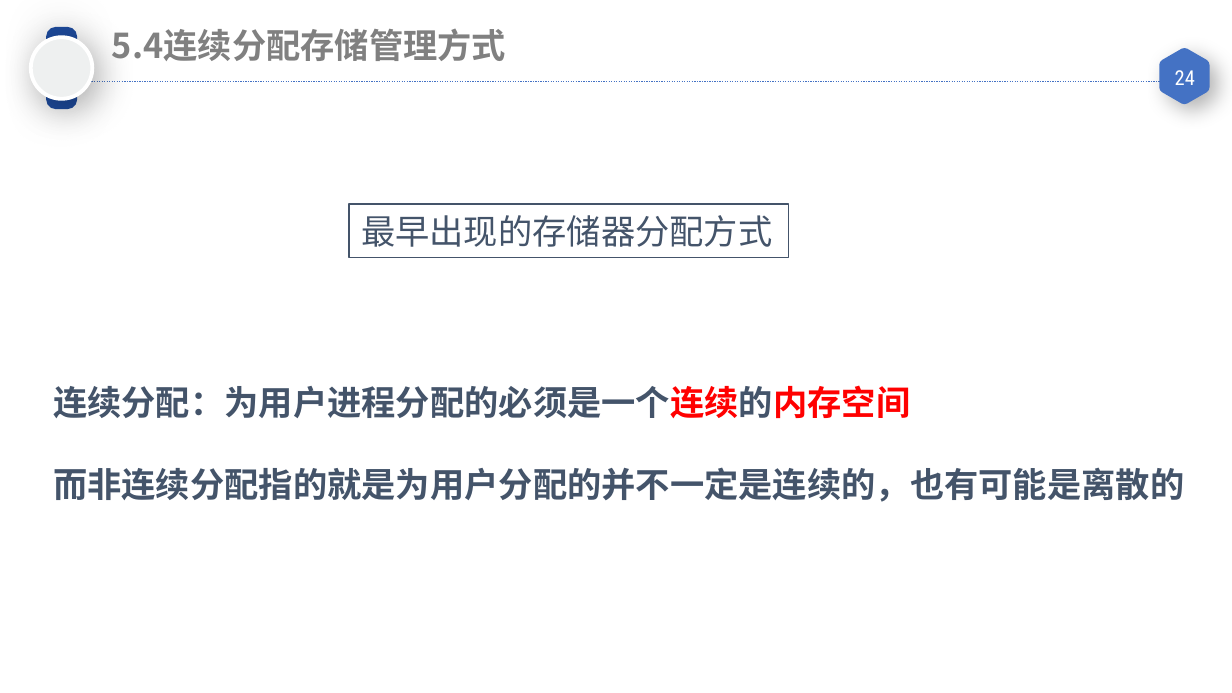
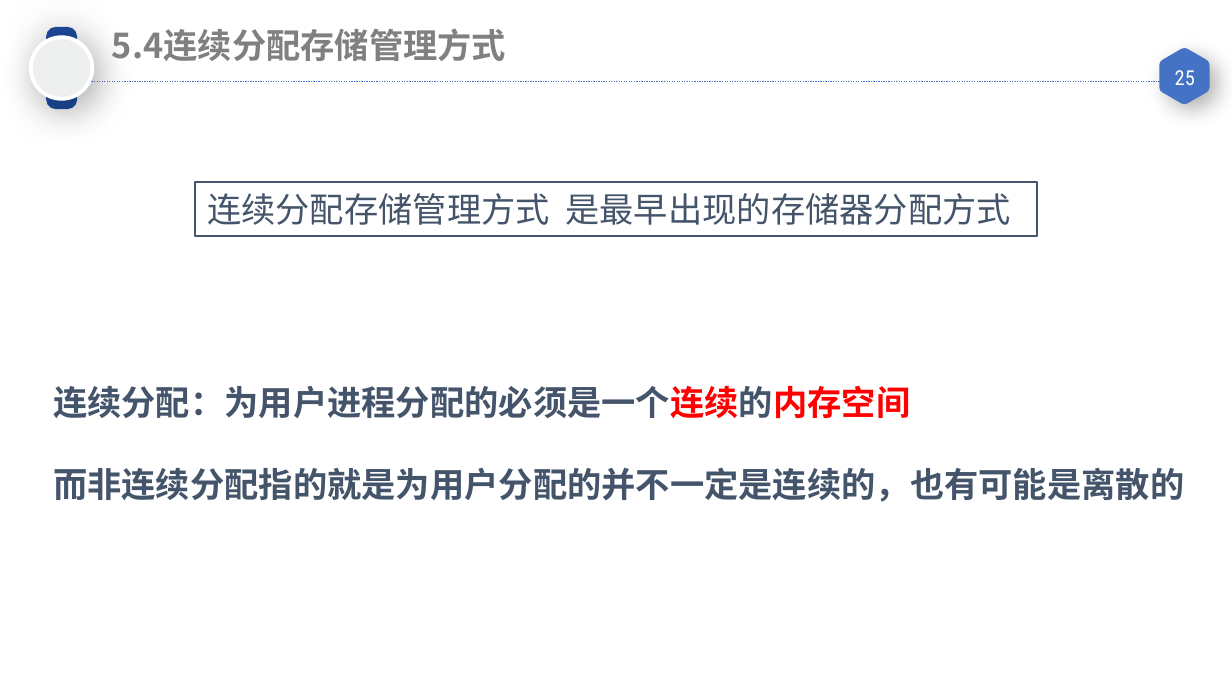
Before and after one commit to GALA-Lin/CUPK-lib, a slide deck: slide 25 of 计算机操作系统/05 内存管理-连续内存分配.pptx (slide 24 before the commit). Drawn at 1232x693 pixels with LibreOffice and Linux fonts; fonts in the diff are those of the drawing. Boxes give left, top, right and bottom in pixels: in the first picture for what was removed or moved away, otherwise in the second. Text is boxed around its words. In the diff, an @@ line names an element or a change of style, - is before the commit and + after.

```diff
--- a/计算机操作系统/05 内存管理-连续内存分配.pptx
+++ b/计算机操作系统/05 内存管理-连续内存分配.pptx
@@ page number at <box>1175,70,1195,85</box>: text changed @@
-24
+25
@@ rectangle "连续分配存储管理方式 是最早出现的存储器分配方式": place and size @@
-rectangle "连续分配存储管理方式 是最早出现的存储器分配方式" at <box>349,203,788,257</box>
+rectangle "连续分配存储管理方式 是最早出现的存储器分配方式" at <box>195,182,1036,237</box>
@@ text in rectangle at <box>207,193,1011,225</box>: text changed @@
-最早出现的存储器分配方式
+连续分配存储管理方式 是最早出现的存储器分配方式
```
Also in this commit, not shown: 9 other slides changed, 2 slides added, 1 slide removed, 2 other files.
